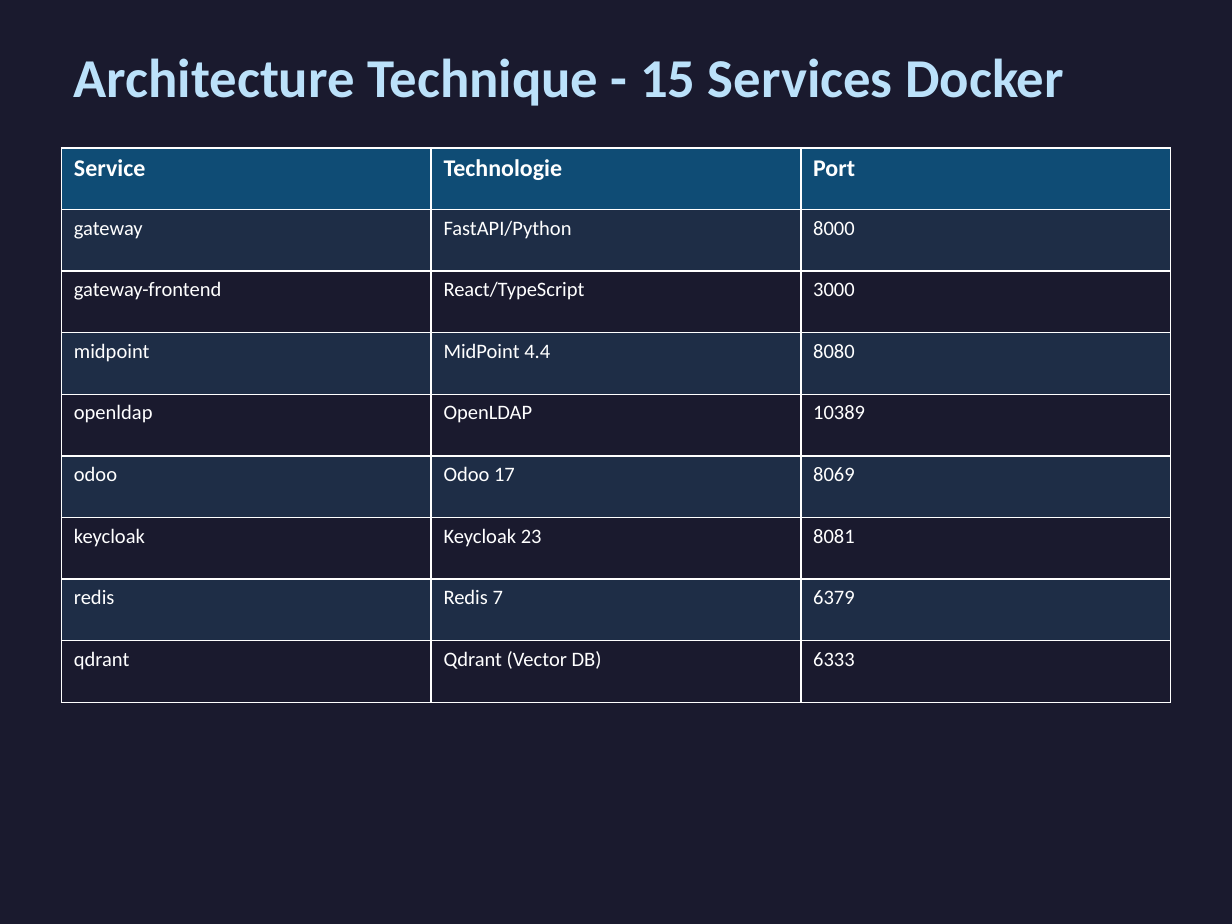
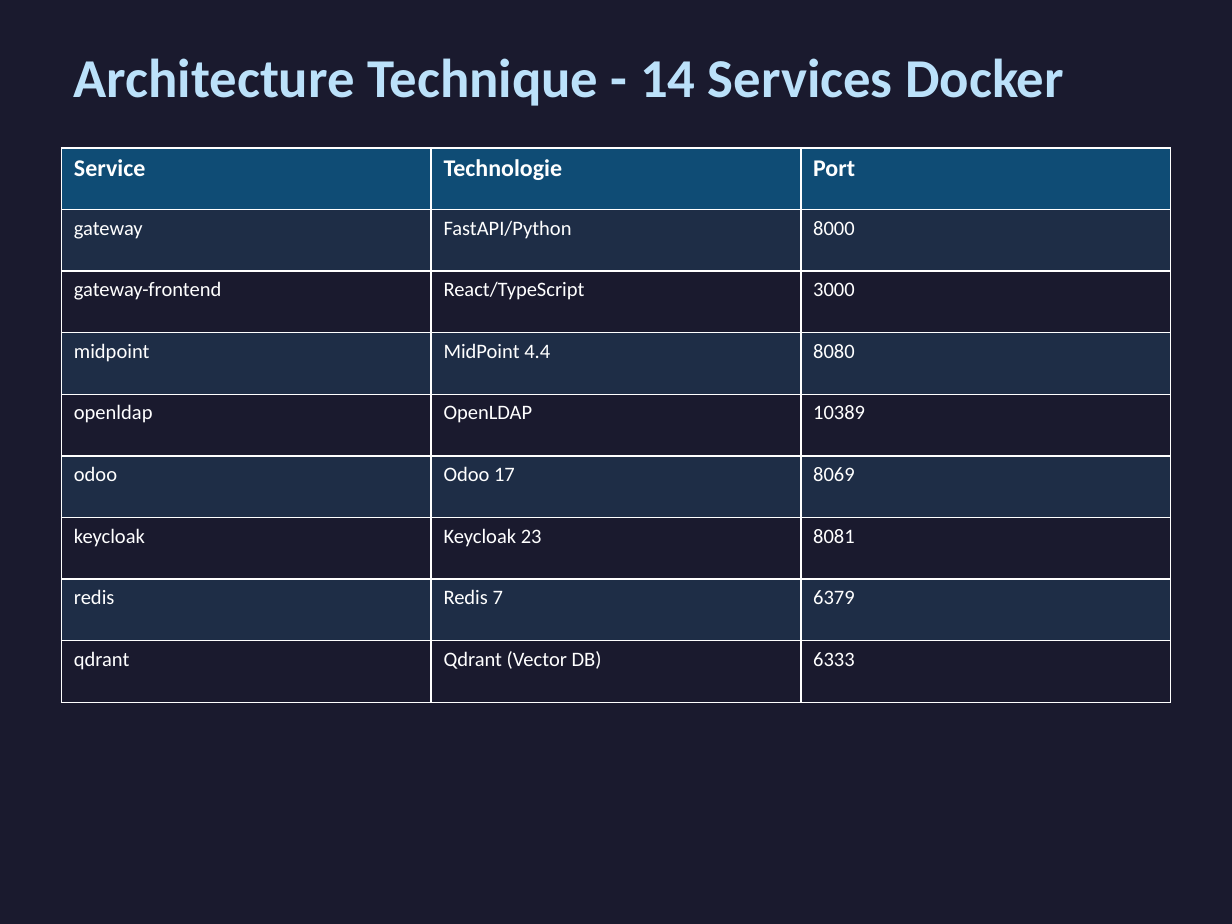
Before and after one commit to Nostradam4ik/IAM-Gateway, a slide deck: slide 7 of presentations/IAM_Gateway_UPEC.pptx. Drawn at 1232x924 pixels with LibreOffice and Linux fonts; fonts in the diff are those of the drawing. Boxes give left, top, right and bottom in pixels: in the first picture for what was removed or moved away, otherwise in the second. Text is boxed around its words. In the diff, an @@ line names an element or a change of style, - is before the commit and + after.

Commit message:
Regenerate PPTX presentation with updated team and logos
- Add IUT Creteil-Vitry and LISSI logos to title slide
- Add PO M. CHIBANI and NEXUS AI Innovation Lab
- Update date to February 2026
- Fix multi-language status to 100%
- Fix 14 Docker services (was 15)
- Add GitHub link in annexes
- Fix python-pptx RGBColor import compatibility

```diff
--- a/presentations/IAM_Gateway_UPEC.pptx
+++ b/presentations/IAM_Gateway_UPEC.pptx
@@ text at (74, 58, 1064, 106): text changed @@
-Architecture Technique - 15 Services Docker
+Architecture Technique - 14 Services Docker
```
Also in this commit, not shown: 7 other slides changed, 1 other file.
